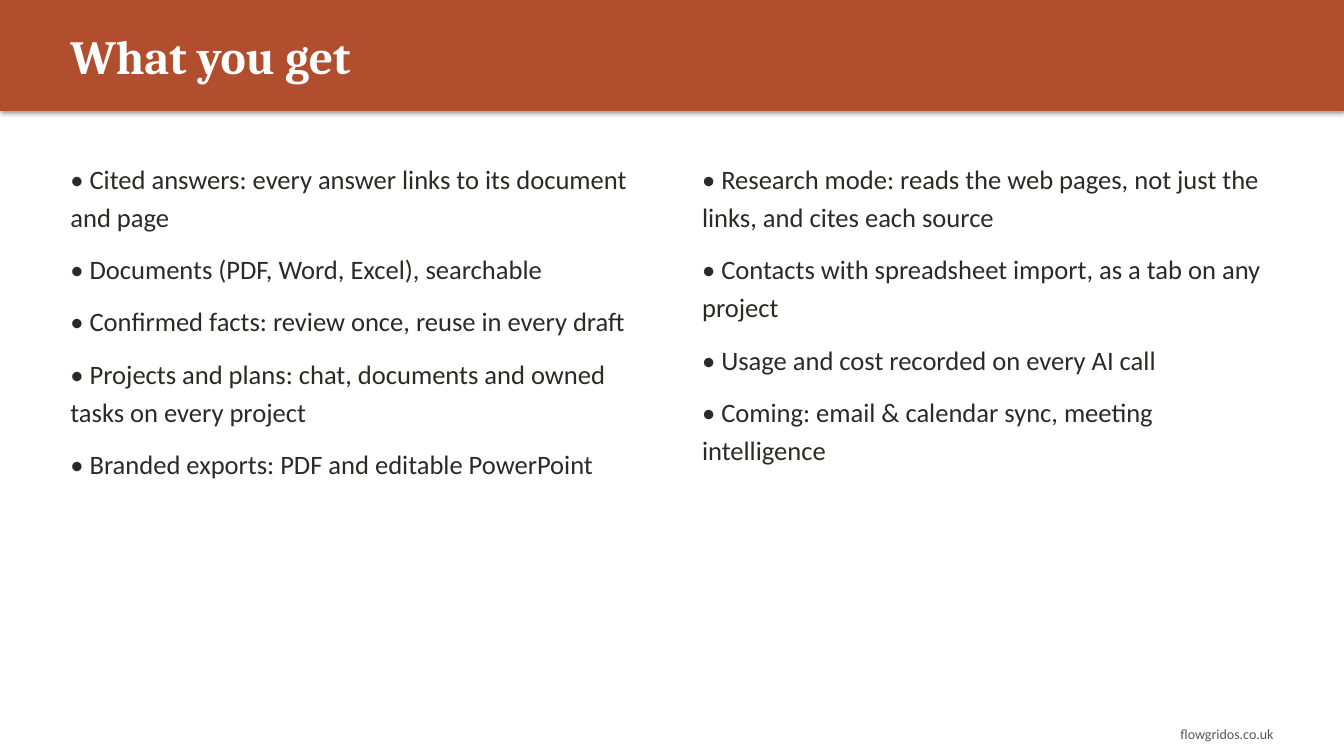
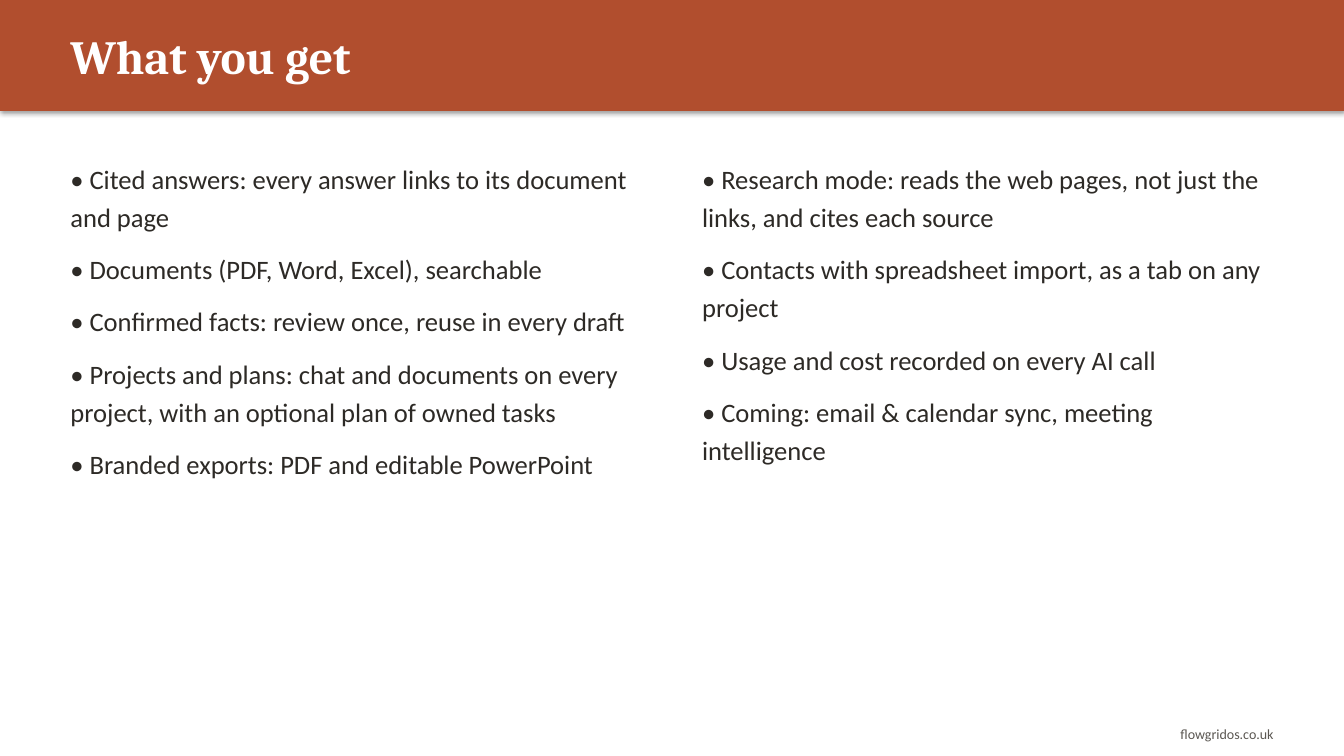
Before and after one commit to CliveStruv56/operations-engine, a slide deck: slide 4 of docs/flowgrid-os-customer-deck.pptx. Drawn at 1344x756 pixels with LibreOffice and Linux fonts; fonts in the diff are those of the drawing. Boxes give left, top, right and bottom in pixels: in the first picture for what was removed or moved away, otherwise in the second. Text is boxed around its words. In the diff, an @@ line names an element or a change of style, - is before the commit and + after.

```diff
--- a/docs/flowgrid-os-customer-deck.pptx
+++ b/docs/flowgrid-os-customer-deck.pptx
@@ text at (x1=70, y1=365, x2=617, y2=427): text changed @@
-• Projects and plans: chat, documents and owned tasks on every project
+• Projects and plans: chat and documents on every project, with an optional plan of owned tasks
```
Also in this commit, not shown: 1 other slide changed, 14 other files.
